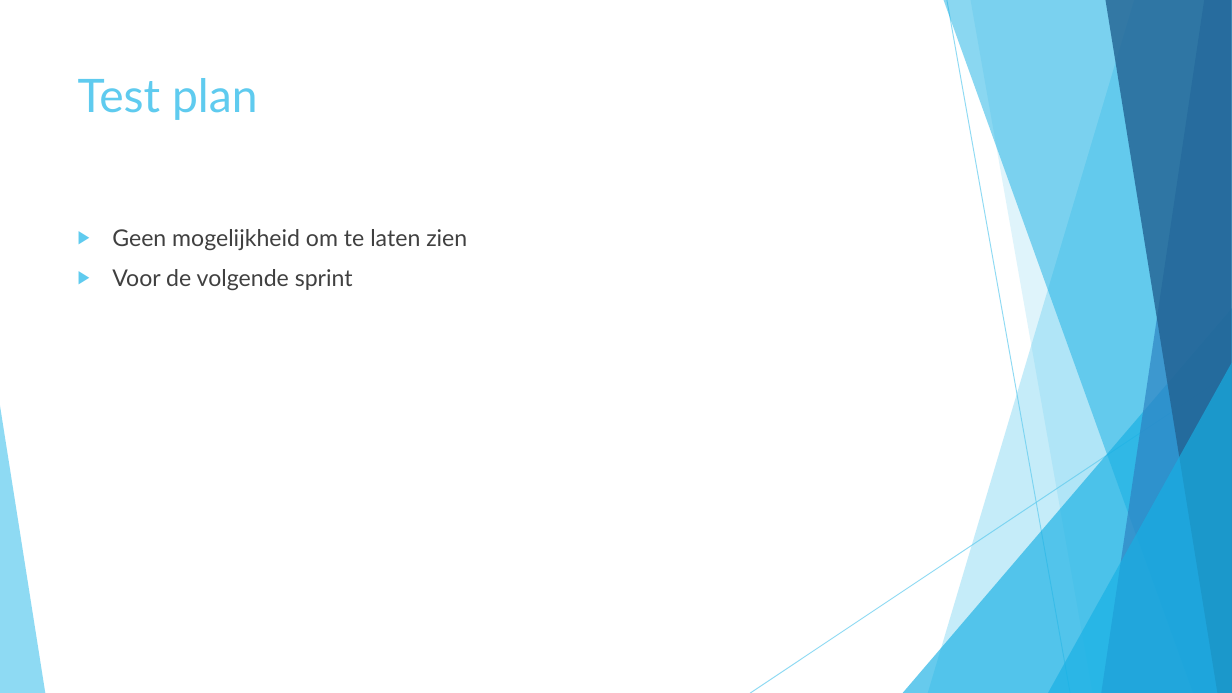
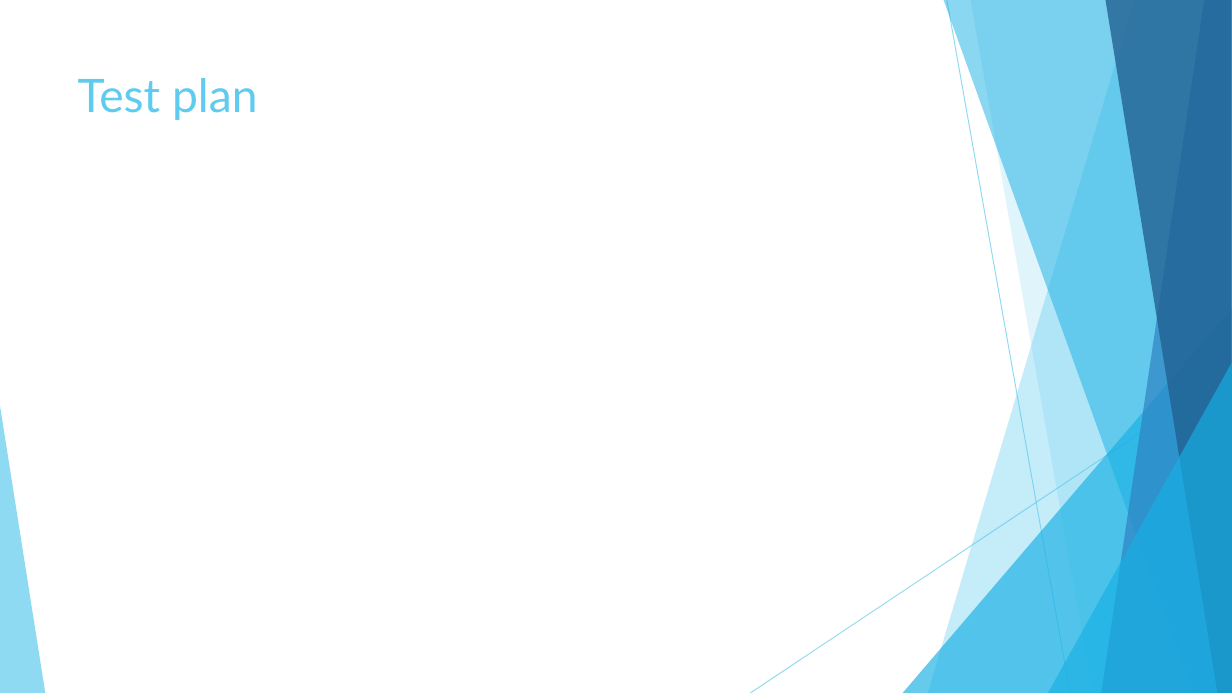
Before and after one commit to merelvdleeden/plastic_vanger, a slide deck: slide 6 of documentatie/scrum presentaties/sprint 3.pptx. Drawn at 1232x693 pixels with LibreOffice and Linux fonts; fonts in the diff are those of the drawing. Boxes give left, top, right and bottom in pixels: in the first picture for what was removed or moved away, otherwise in the second. Text is boxed around its words. In the diff, an @@ line names an element or a change of style, - is before the commit and + after.

Commit message:
sprint 3

```diff
--- a/documentatie/scrum presentaties/sprint 3.pptx
+++ b/documentatie/scrum presentaties/sprint 3.pptx
@@ text removed at [112,229,467,290] @@
-▶ Geen mogelijkheid om te laten zien
-▶ Voor de volgende sprint
```
Also in this commit, not shown: 2 other slides changed, 4 other files.
